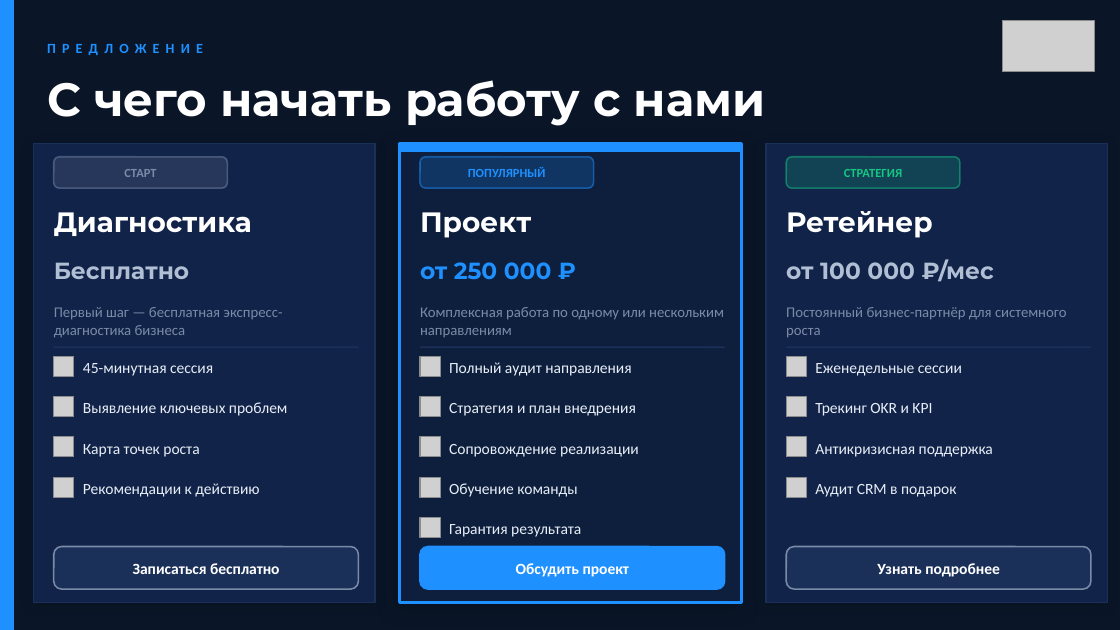
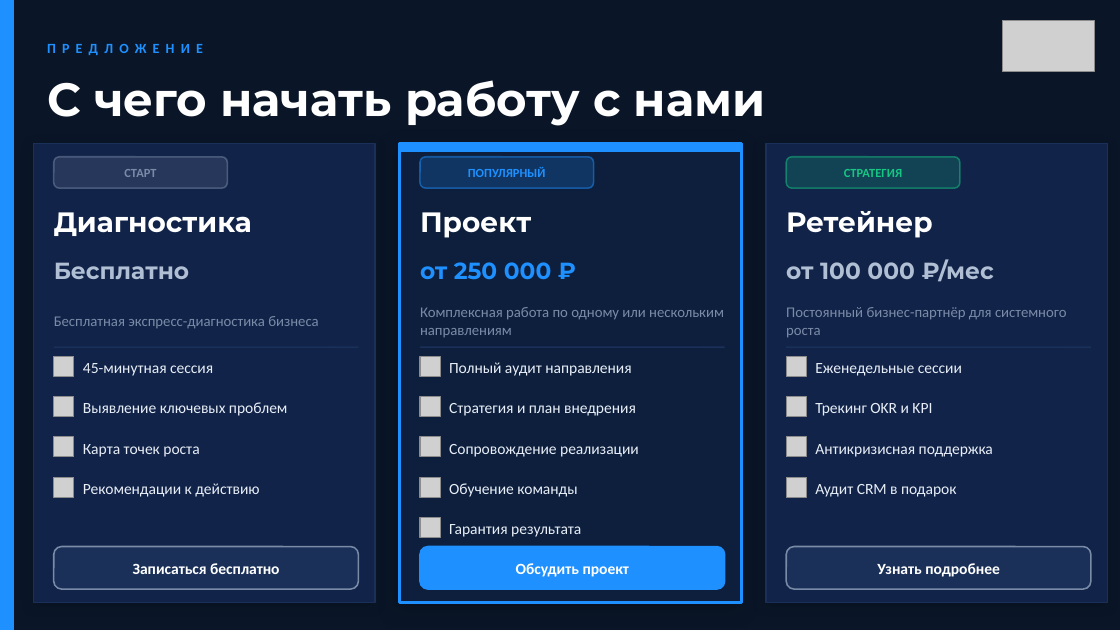
Before and after one commit to golubev-artur/golubev-growth-engine, a slide deck: slide 10 of public/Голубев_Консалтинг_Презентация.pptx (slide 9 before the commit). Drawn at 1120x630 pixels with LibreOffice and Linux fonts; fonts in the diff are those of the drawing; grey boxes stand for pictures. Boxes give left, top, right and bottom in pixels: in the first picture for what was removed or moved away, otherwise in the second. Text is boxed around its words. In the diff, an @@ line names an element or a change of style, - is before the commit and + after.

```diff
--- a/public/Голубев_Консалтинг_Презентация.pptx
+++ b/public/Голубев_Консалтинг_Презентация.pptx
@@ text at (54,316,319,328): text changed @@
-Первый шаг — бесплатная экспресс-диагностика бизнеса
+Бесплатная экспресс-диагностика бизнеса
```
Also in this commit, not shown: 4 other slides changed, 1 slide added, 1 other file.
